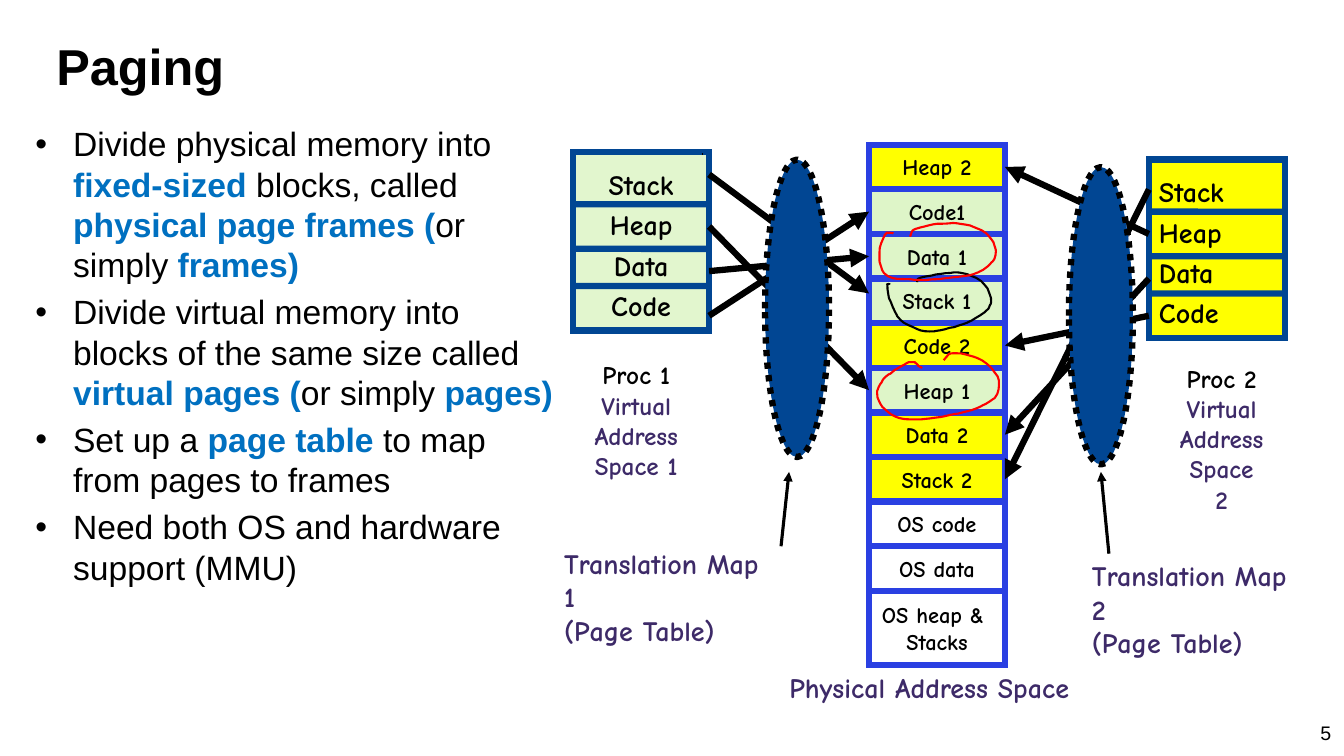
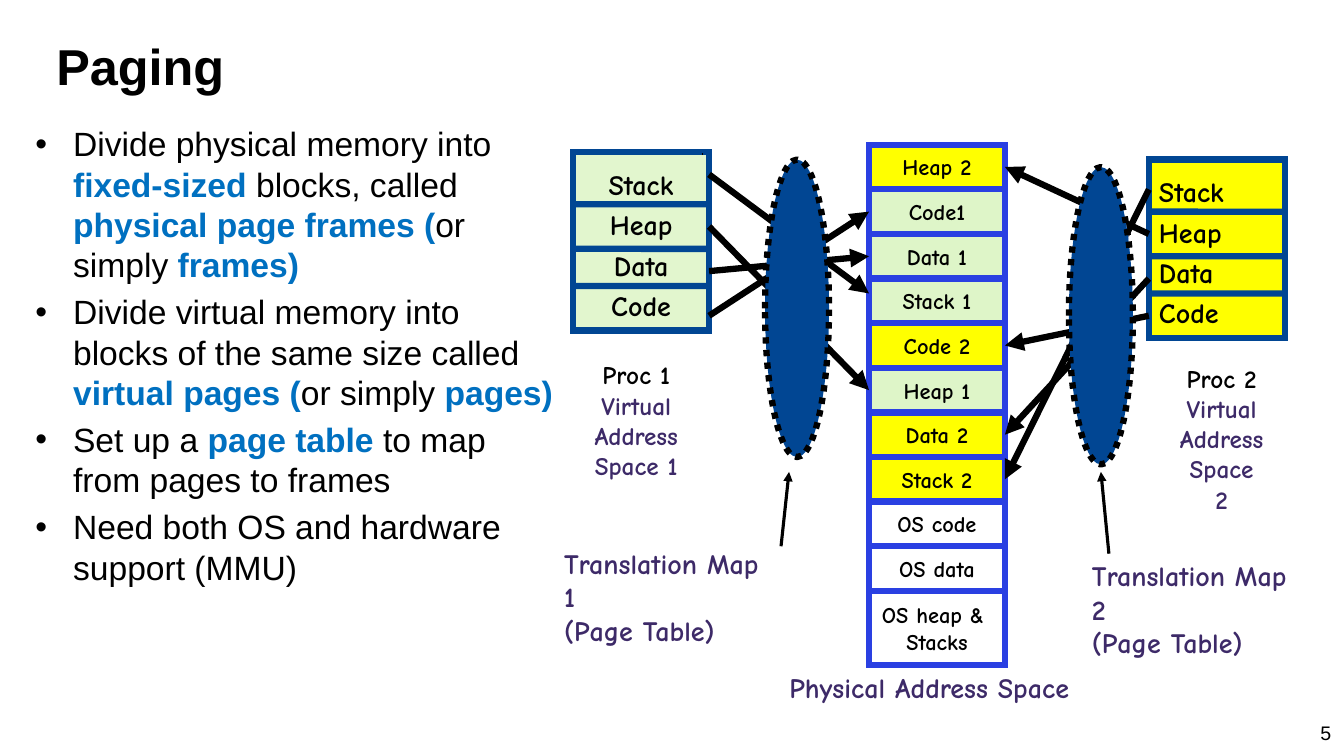
Before and after one commit to guhofstra/CSC256Fa25, a slide deck: slide 5 of PPTs/L8-Memory System II Paging.pptx. Drawn at 1344x756 pixels with LibreOffice and Linux fonts; fonts in the diff are those of the drawing. Boxes give left, top, right and bottom in pixels: in the first picture for what was removed or moved away, otherwise in the second. Text is boxed around its words. In the diff, an @@ line names an element or a change of style, - is before the commit and + after.

```diff
--- a/PPTs/L8-Memory System II Paging.pptx
+++ b/PPTs/L8-Memory System II Paging.pptx
@@ freeform shape removed at [880, 223, 997, 280] @@
@@ freeform shape removed at [887, 272, 991, 332] @@
@@ freeform shape removed at [877, 353, 999, 419] @@
```
Also in this commit, not shown: 23 other slides changed, 3 other files.
